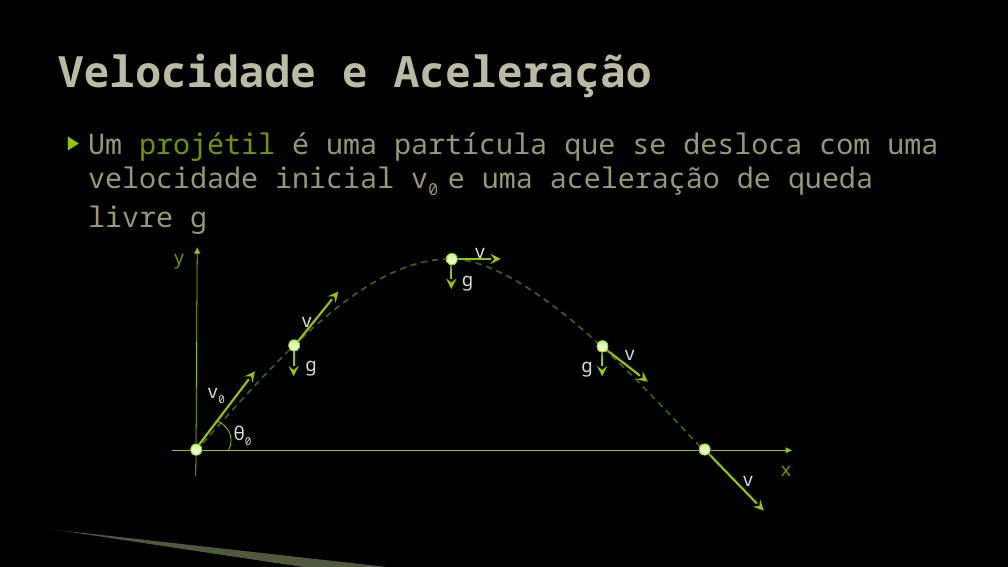
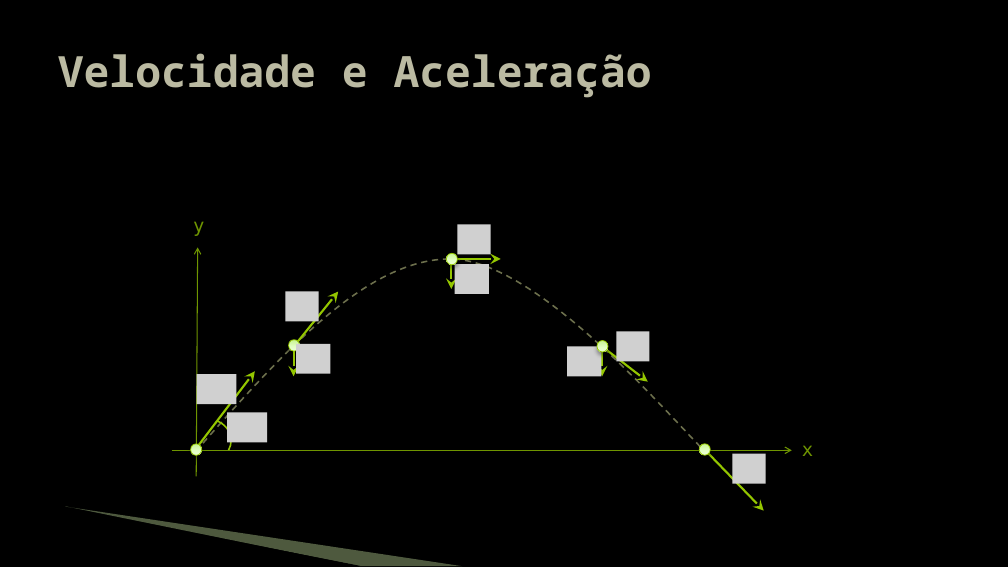
Before and after one commit to JudsonSS/Jogos, a slide deck: slide 5 of Slides/22. Física Vetorial.pptx. Drawn at 1008x567 pixels with LibreOffice and Linux fonts; fonts in the diff are those of the drawing; grey boxes stand for pictures; background and template pictures are left out. Boxes give left, top, right and bottom in pixels: in the first picture for what was removed or moved away, otherwise in the second. Text is boxed around its words. In the diff, an @@ line names an element or a change of style, - is before the commit and + after.

```diff
--- a/Slides/22. Física Vetorial.pptx
+++ b/Slides/22. Física Vetorial.pptx
@@ text removed at [88,132,938,234] @@
-▶ Um projétil é uma partícula que se desloca com uma velocidade inicial v0 e uma aceleração de queda livre g
@@ text "y" at [193,221,204,236]: font Noto Sans Mono to DejaVu Sans Mono @@
@@ text "y": place and size @@
-text "y" at [173,254,184,269]
+text "y" at [193,221,204,236]
@@ freeform shape at [196,259,704,452]: outline #4A6300 1.5 pt dashed to #6C6F4C 1.5 pt dashed @@
@@ arrow (197, 476) - (197, 247): stroke #94C600 0.75 pt to #6F9400 1 pt; arrowheads changed @@
@@ group added at [197,225,766,484]: 9 pictures @@
@@ group removed at [200,248,753,492]: 9 texts @@
-θ0
-v0
-v
-v
-v
-v
-g
-g
-g
@@ arc (boxed as its full ellipse) at [183,419,231,462]: outline #94C600 0.75 pt to #94C600 1.5 pt @@
@@ text "x": place and size @@
-text "x" at [780,466,791,476]
+text "x" at [802,445,813,456]
@@ text "x" at [802,445,813,456]: font Noto Sans Mono to DejaVu Sans Mono @@
@@ arrow (172, 451) - (792, 451): stroke #94C600 0.75 pt to #6F9400 1 pt; arrowheads changed @@
@@ freeform shape: place and size @@
-freeform shape at [54,531,306,567]
+freeform shape at [64,508,360,566]
@@ freeform shape: place and size @@
-freeform shape at [55,530,393,567]
+freeform shape at [66,507,463,566]
```
Also in this commit, not shown: 7 other slides changed.
